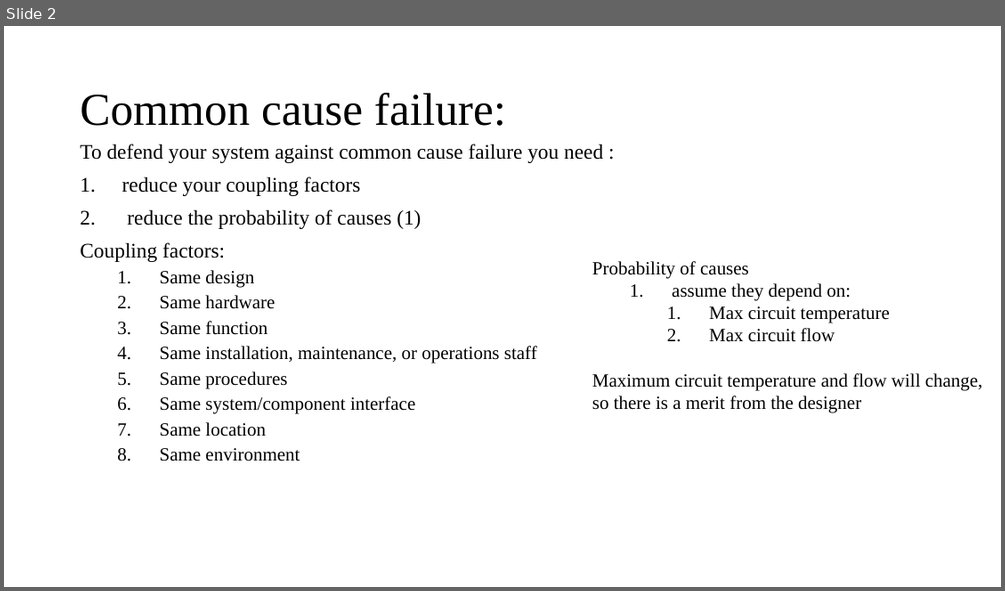
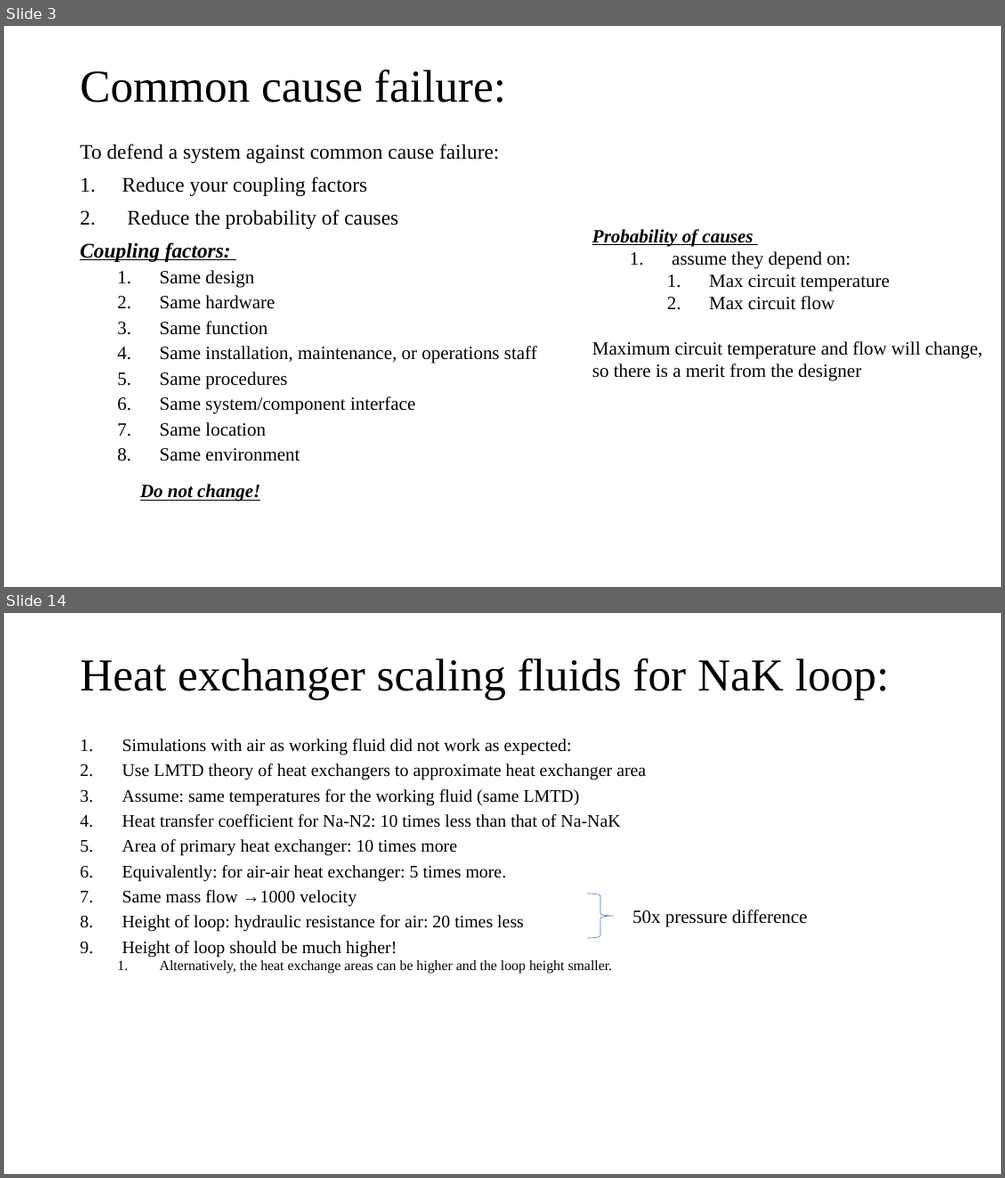
Before and after one commit to NikolaosKallieros/oklo_project, a slide deck: dracs_calculation/dracs.pptx. Shown one above the other, each under a label of ours: slide 2 before the commit, slides 3 and 14 after it; the slides between them are not shown. The pictures are 1005x591 and 1005x1178 pixels, drawn with LibreOffice and Linux fonts; fonts in the diff are those of the drawing. Boxes give left, top, right and bottom in pixels: in the first picture for what was removed or moved away, otherwise in the second. Text is boxed around its words. In the diff, an @@ line names an element or a change of style, - is before the commit and + after.

```diff
--- a/dracs_calculation/dracs.pptx
+++ b/dracs_calculation/dracs.pptx
@@ slide 14 added at [4, 613, 1001, 1174], background #FFFFFF @@
@@ title added at [80, 658, 889, 700], 44 pt, text #000000 @@
+Heat exchanger scaling fluids for NaK loop:
@@ text added at [122, 738, 646, 973], 17 pt, text #000000 @@
+1. Simulations with air as working fluid did not work as expected:
+2. Use LMTD theory of heat exchangers to approximate heat exchanger area
+3. Assume: same temperatures for the working fluid (same LMTD)
+4. Heat transfer coefficient for Na-N2: 10 times less than that of Na-NaK
+5. Area of primary heat exchanger: 10 times more
+6. Equivalently: for air-air heat exchanger: 5 times more.
+7. Same mass flow →1000 velocity
+8. Height of loop: hydraulic resistance for air: 20 times less
+9. Height of loop should be much higher!
+  1. Alternatively, the heat exchange areas can be higher and the loop height smaller.
@@ right brace added at [587, 893, 614, 938], outline #4472C4 0.5 pt @@
@@ text added at [632, 909, 808, 926], 18 pt, text #000000 @@
+50x pressure difference
@@ what was slide 2 is now slide 3 @@
@@ slide 3 changed as well @@
@@ title "Common cause failure:": place and size @@
-title "Common cause failure:" at [80, 93, 506, 126]
+title "Common cause failure:" at [80, 70, 506, 103]
@@ text at [80, 143, 499, 229]: text changed @@
-To defend your system against common cause failure you need :
-1. reduce your coupling factors
-2. reduce the probability of causes (1)
+To defend a system against common cause failure:
+1. Reduce your coupling factors
+2. Reduce the probability of causes
@@ text "Probability of causes": place and size @@
-text "Probability of causes" at [592, 261, 983, 413]
+text "Probability of causes" at [592, 229, 983, 381]
@@ text at [592, 229, 752, 246]: bold on, italic on, underline on in "Probability of causes" @@
@@ text at [80, 242, 231, 262]: bold on, italic on, underline on in "Coupling factors:" @@
@@ text added at [140, 483, 260, 501], 18 pt, text #000000, bold, italic, underline @@
+Do not change!
```
Also in this commit, not shown: 4 other slides changed, 18 other slides added, 2 slides removed, 10 other files.
